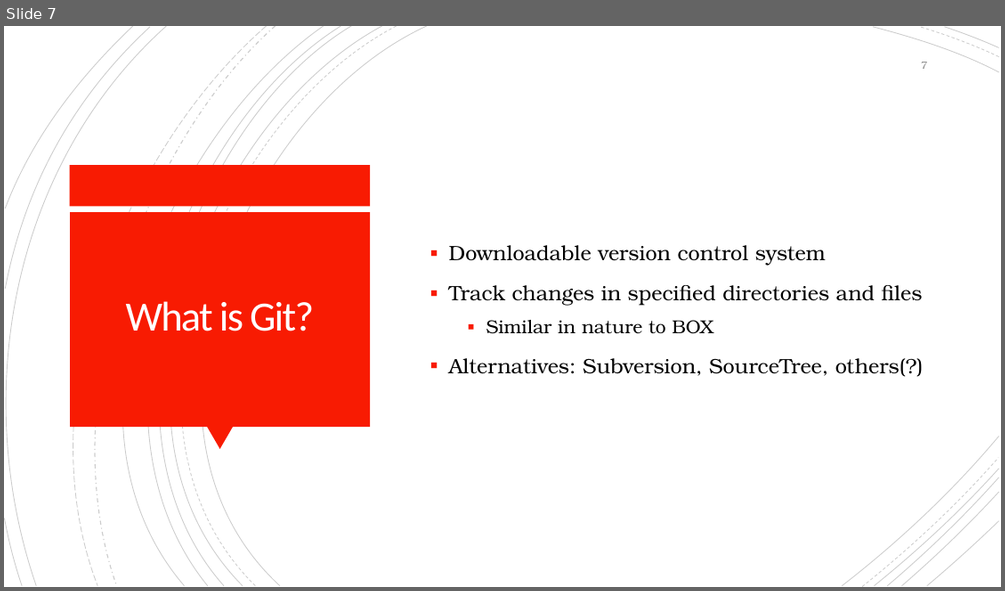
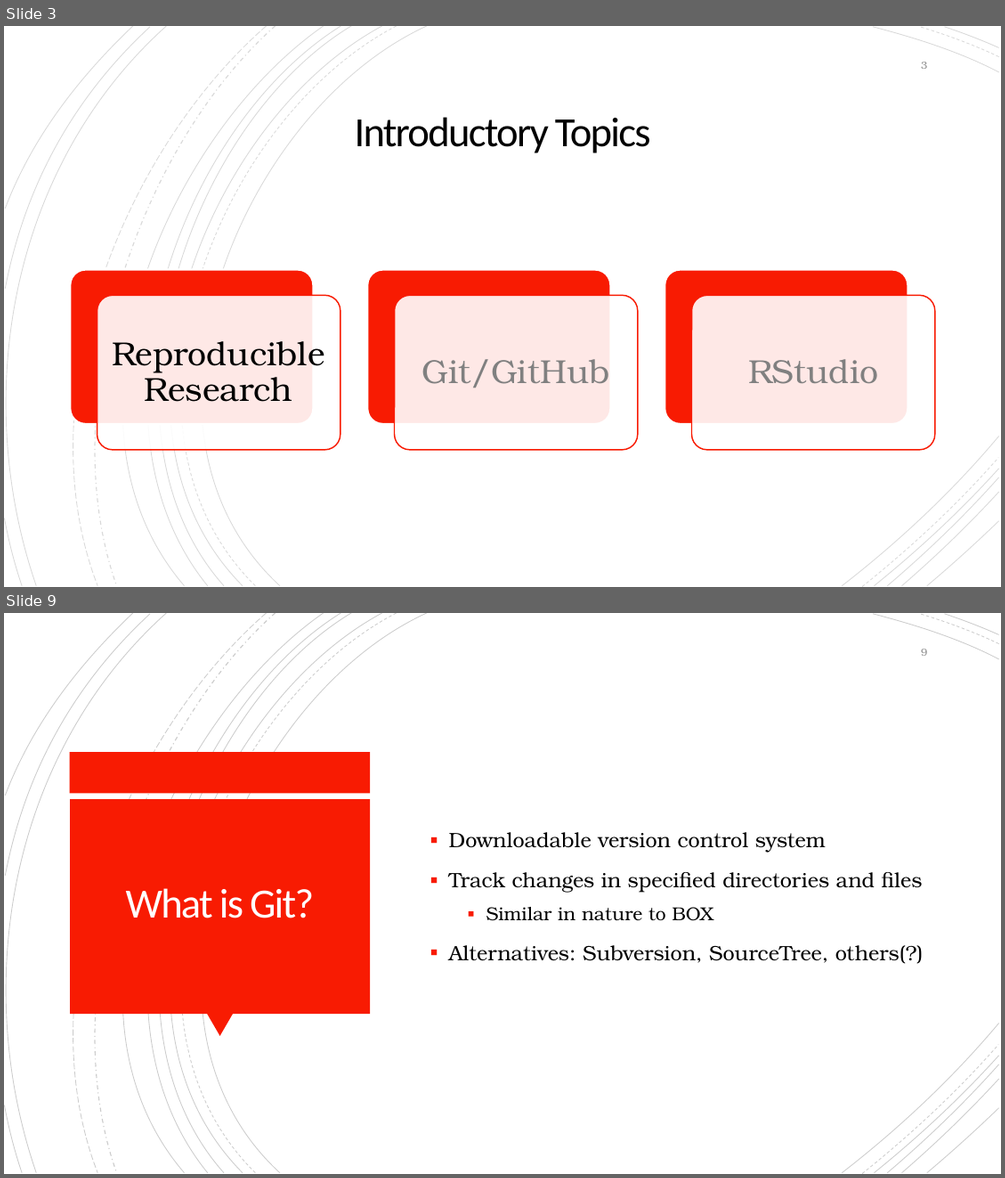
Before and after one commit to NeuroShepherd/R_Coding_Presentations, a slide deck: RStudio, Git, and Github/RStudio_Git_Github.pptx. Shown one above the other, each under a label of ours: slide 7 before the commit, slides 3 and 9 after it; the slides between them are not shown. The pictures are 1005x591 and 1005x1178 pixels, drawn with LibreOffice and Linux fonts; fonts in the diff are those of the drawing. Boxes give left, top, right and bottom in pixels: in the first picture for what was removed or moved away, otherwise in the second. Text is boxed around its words. In the diff, an @@ line names an element or a change of style, - is before the commit and + after.

```diff
--- a/RStudio, Git, and Github/RStudio_Git_Github.pptx
+++ b/RStudio, Git, and Github/RStudio_Git_Github.pptx
@@ slide 3 added at bbox=[4, 26, 1001, 587], background #FFFFFF; not listed: 18 template elements that a slide beside it also shows @@
@@ rectangle added at bbox=[4, 26, 1001, 587], fill #FFFFFF @@
@@ group added at bbox=[4, 26, 999, 587]: 21 freeform shapes @@
@@ page number added at bbox=[921, 62, 927, 69], 10 pt, text #8C8C8C @@
+3
@@ title added at bbox=[355, 117, 651, 153], 40 pt, text #000000 @@
+Introductory Topics
@@ group added at bbox=[70, 270, 935, 450]: 6 rounded rectangles, 3 texts @@
+Reproducible Research
+Git/GitHub
+RStudio
@@ what was slide 7 is now slide 9 @@
@@ page number at bbox=[921, 649, 927, 656]: text changed @@
-7
+9
```
Also in this commit, not shown: 7 slides changed, 1 other slide added.
